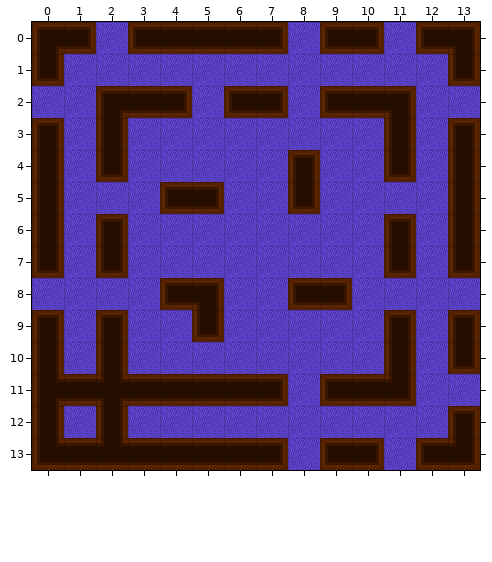
Level history. Tiled map: datas/maps/beta2.tmx. The picture above is the old version.
Cells are 32x32 px. Shown: x 0..13, y 0..13.
After the commit:
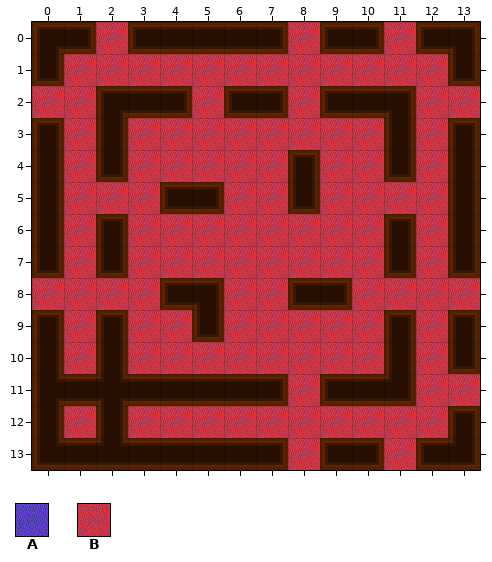
Key: from "moquette": A 1, B 7.
_ is an empty cell, . an unchanged one.
From old to new:
--- layer "moquette"
@@ x 0..13 @@
- 0 ..A.....A..A..
- 1 .AAAAAAAAAAAA.
- 2 AA...A..A...AA
- 3 .A.AAAAAAAA.A.
- 4 .A.AAAAA.AA.A.
- 5 .AAA..AA.AAAA.
- 6 .A.AAAAAAAA.A.
- 7 .A.AAAAAAAA.A.
- 8 AAAA..AA..AAAA
- 9 .A.AA.AAAAA.A.
-10 .A.AAAAAAAA.A.
-11 ........A...AA
-12 .A.AAAAAAAAAA.
-13 ........A..A..
+ 0 ..B.....B..B..
+ 1 .BBBBBBBBBBBB.
+ 2 BB...B..B...BB
+ 3 .B.BBBBBBBB.B.
+ 4 .B.BBBBB.BB.B.
+ 5 .BBB..BB.BBBB.
+ 6 .B.BBBBBBBB.B.
+ 7 .B.BBBBBBBB.B.
+ 8 BBBB..BB..BBBB
+ 9 .B.BB.BBBBB.B.
+10 .B.BBBBBBBB.B.
+11 ........B...BB
+12 .B.BBBBBBBBBB.
+13 ........B..B..
Boxes around the changes in both pictures, in picture pixels (x1, y1, x2, y2):
changed: (32, 22, 480, 470)
